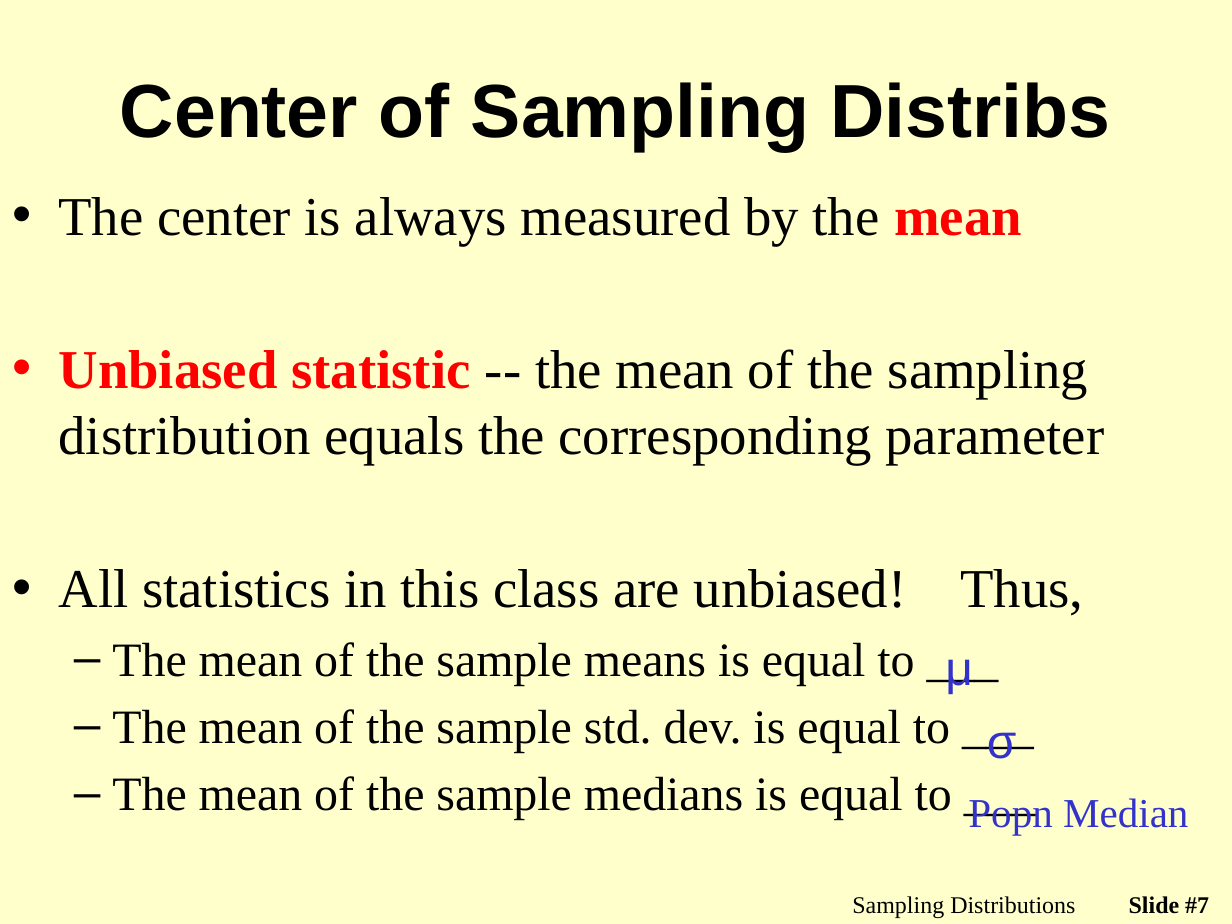
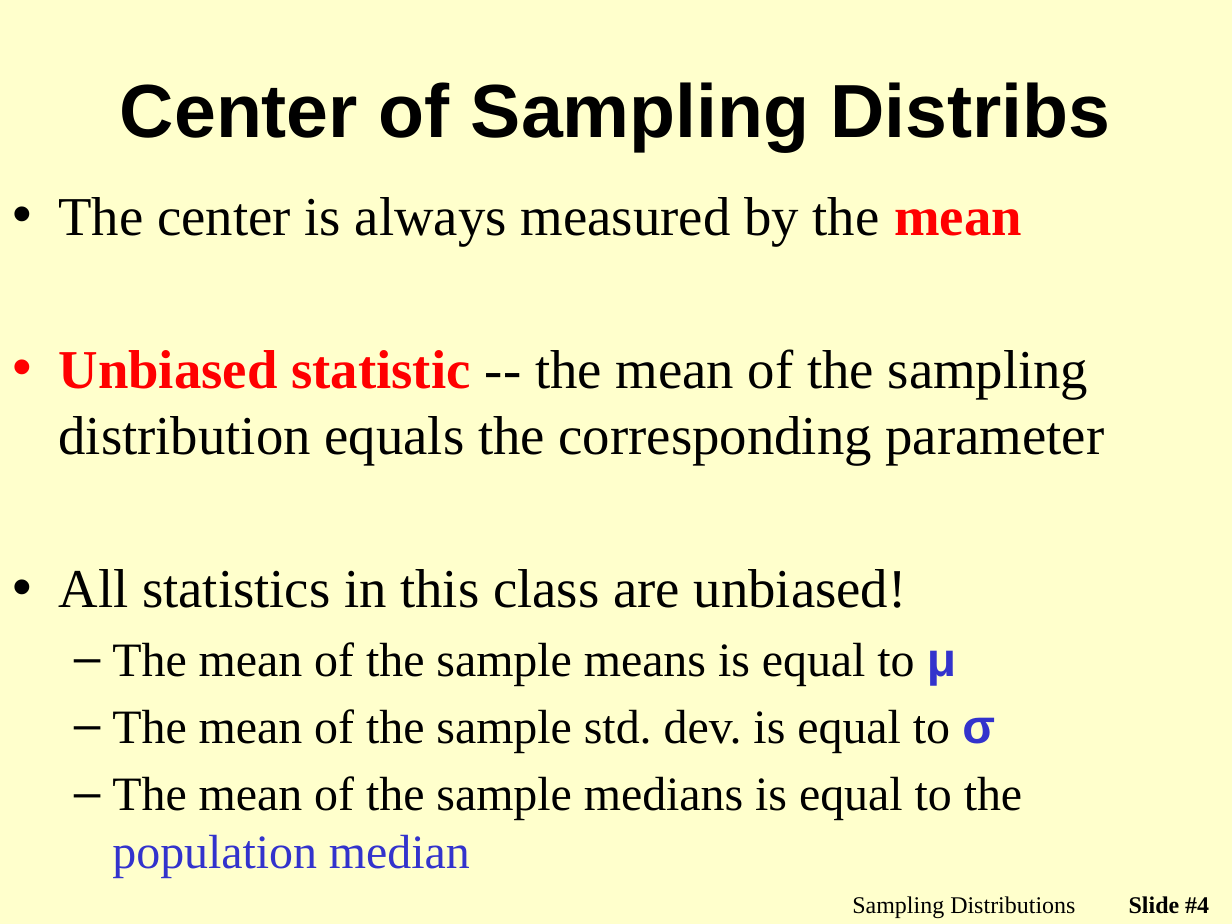
Before and after one commit to droglenc/NCMTH107, a slide deck: slide 4 of modules/Sampling_Distributions/PPT.pptx (slide 7 before the commit). Drawn at 1232x924 pixels with LibreOffice and Linux fonts; fonts in the diff are those of the drawing; background and template pictures are left out. Boxes give left, top, right and bottom in pixels: in the first picture for what was removed or moved away, otherwise in the second. Text is boxed around its words. In the diff, an @@ line names an element or a change of style, - is before the commit and + after.

Commit message:
Updated sampling distrib module

```diff
--- a/modules/Sampling_Distributions/PPT.pptx
+++ b/modules/Sampling_Distributions/PPT.pptx
@@ text at (59,569,1022,877): text changed @@
-• All statistics in this class are unbiased! Thus,
-  – The mean of the sample means is equal to ___
-  – The mean of the sample std. dev. is equal to ___
-  – The mean of the sample medians is equal to ___
+• All statistics in this class are unbiased!
+  – The mean of the sample means is equal to μ
+  – The mean of the sample std. dev. is equal to σ
+  – The mean of the sample medians is equal to the population median
@@ text removed at (945,659,973,694) @@
-μ
@@ text removed at (987,732,1017,759) @@
-σ
@@ text removed at (968,798,1188,835) @@
-Popn Median
@@ page number at (1129,896,1209,914): text changed @@
-Slide #7
+Slide #4
```
Also in this commit, not shown: 3 other slides changed, 1 slide added, 14 slides removed, 4 other files.
